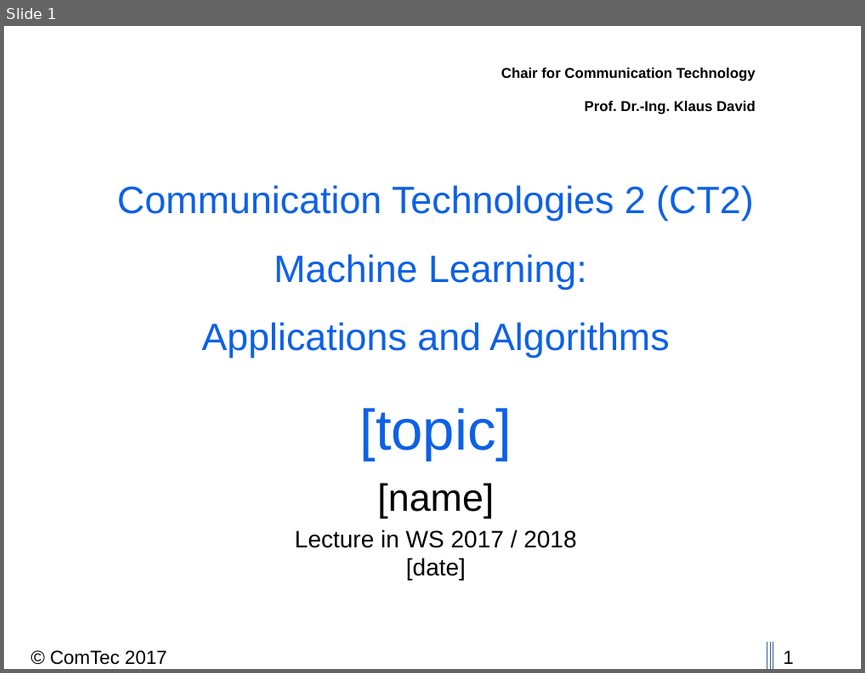
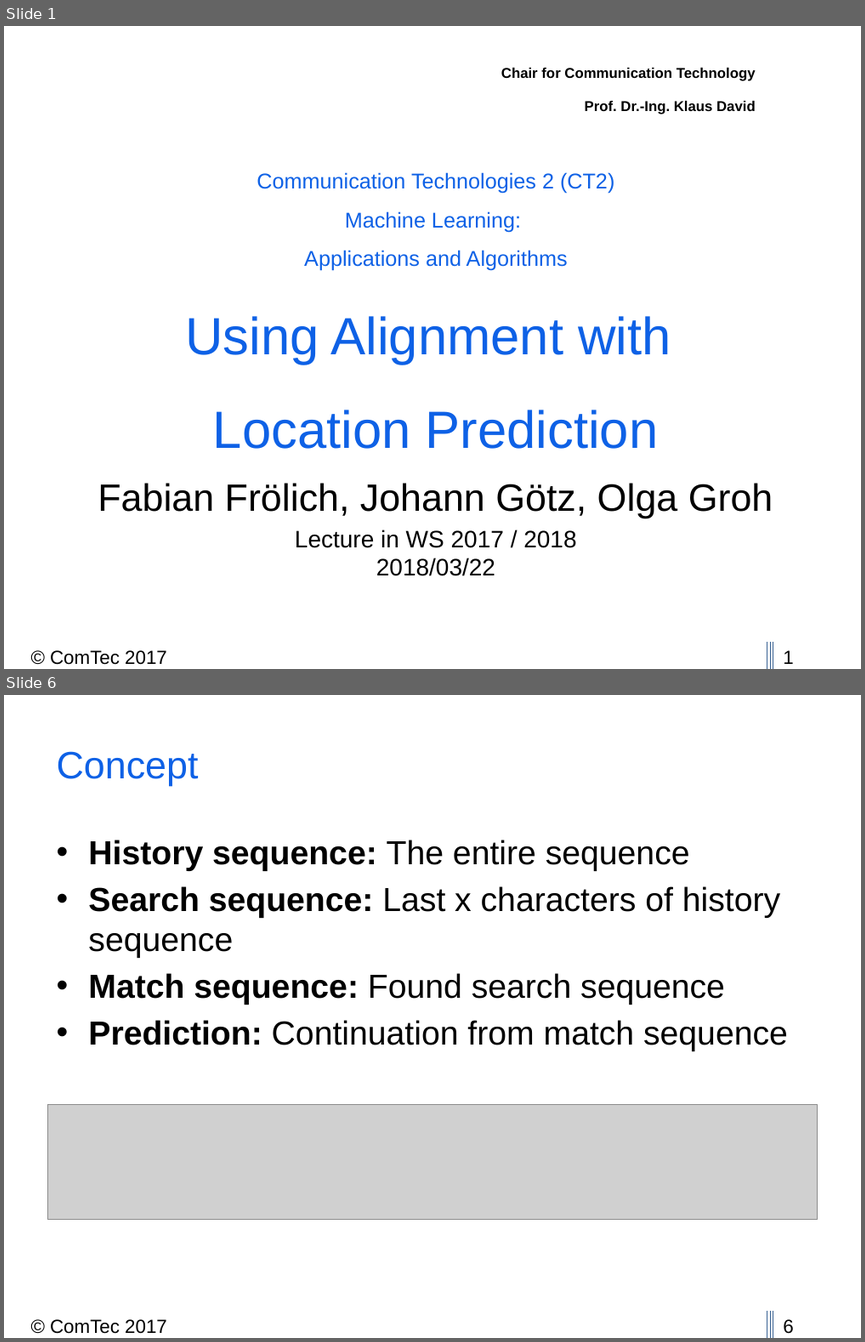
Before and after one commit to thedrayman/ct2-alignment, a slide deck: Presentation/CT2_2017_Alignment.pptx. Shown one above the other, each under a label of ours: slide 1 before the commit, slides 1 and 6 after it; the slides between them are not shown. The pictures are 865x673 and 865x1342 pixels, drawn with LibreOffice and Linux fonts; fonts in the diff are those of the drawing; grey boxes stand for pictures; background and template pictures are left out. Boxes give left, top, right and bottom in pixels: in the first picture for what was removed or moved away, otherwise in the second. Text is boxed around its words. In the diff, an @@ line names an element or a change of style, - is before the commit and + after.

```diff
--- a/Presentation/CT2_2017_Alignment.pptx
+++ b/Presentation/CT2_2017_Alignment.pptx
@@ slide 6 added at (4,695,861,1338), background #FFFFFF; not listed: 5 template elements that a slide beside it also shows @@
@@ title added at (57,751,199,786), 32 pt, text #0E61E6 @@
+Concept
@@ text added at (88,839,788,1051), 28 pt, text #000000 @@
+• History sequence: The entire sequence
+• Search sequence: Last x characters of history sequence
+• Match sequence: Found search sequence
+• Prediction: Continuation from match sequence
@@ picture added at (47,1104,817,1219) @@
@@ slide 1 changed as well @@
@@ title at (185,172,670,448): text changed; size 32 to 18 pt @@
-Communication Technologies 2 (CT2)
-Machine Learning:
-Applications and Algorithms
-[topic]
+Communication Technologies 2 (CT2)
+Machine Learning:
+Applications and Algorithms
+Using Alignment with
+Location Prediction
@@ subtitle at (98,482,773,576): text changed; size 20 to 32 pt @@
-[name]
-Lecture in WS 2017 / 2018
-[date]
+Fabian Frölich, Johann Götz, Olga Groh
+Lecture in WS 2017 / 2018
+2018/03/22
```
Also in this commit, not shown: 11 other slides added, 1 slide removed, 11 other files.
